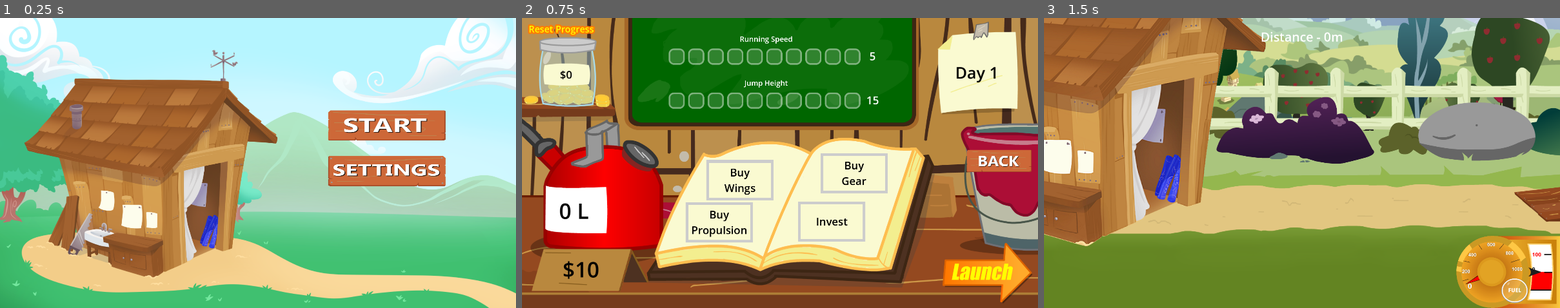
Above: before the commit, frames 1-3 (left to right).
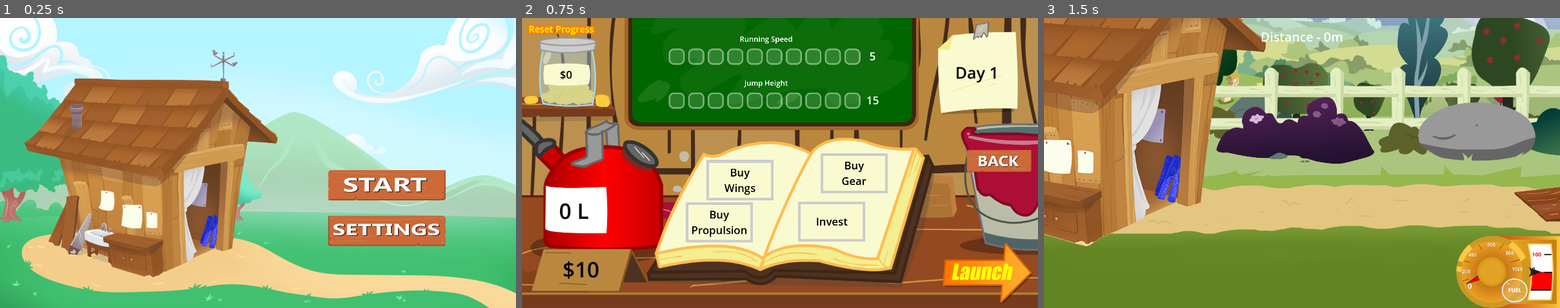
Above: after the commit, the same moments.

Repository: 100-Devs-1-Game/FlightOfHarmony
Game: Godot game, scene res://start_menu/start_menu.tscn
Two runs of this game, one before a commit and one after it. Both use one fixed random seed, a clock stepped at 60 frames per second and the inputs below. This scene is started directly instead of the project's main scene.
Inputs (mouse positions are in pixels of both pictures, inside the frame that each line leads up to; where the layout moved, square brackets give the same spot in the first picture):
- Up to frame 1 (0.25 s): no input
- Up to frame 2 (0.75 s): click (909, 183) [909, 125] at 0.5 s
- Up to frame 3 (1.5 s): click (1508, 270) at 1.25 s

The runs differ from the first frame. In frame 1, 7.7% of the frame differs, in the area x 63-87%, y 31-79%; in frame 2, nothing differs; in frame 3, nothing differs.

Commit message:
Lower buttons in start menu

Diff:
--- a/src/start_menu/start_menu.tscn
+++ b/src/start_menu/start_menu.tscn
@@ -26,9 +26,9 @@
 [node name="VBoxContainer" type="VBoxContainer" parent="Title"]
 anchors_preset = -1
 anchor_left = 0.75
-anchor_top = 0.5
+anchor_top = 0.706
 anchor_right = 0.75
-anchor_bottom = 0.5
+anchor_bottom = 0.706
 offset_left = -242.0
 offset_top = -225.0
 offset_right = 242.0
